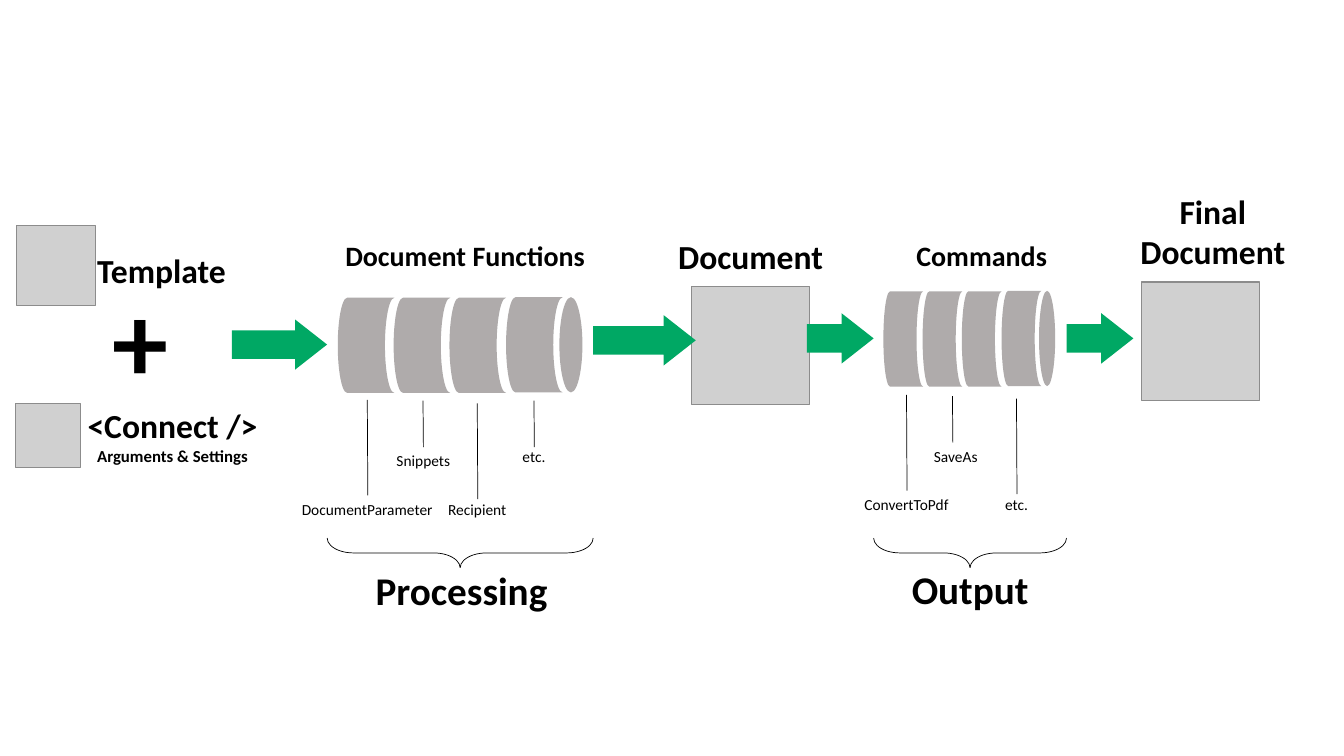
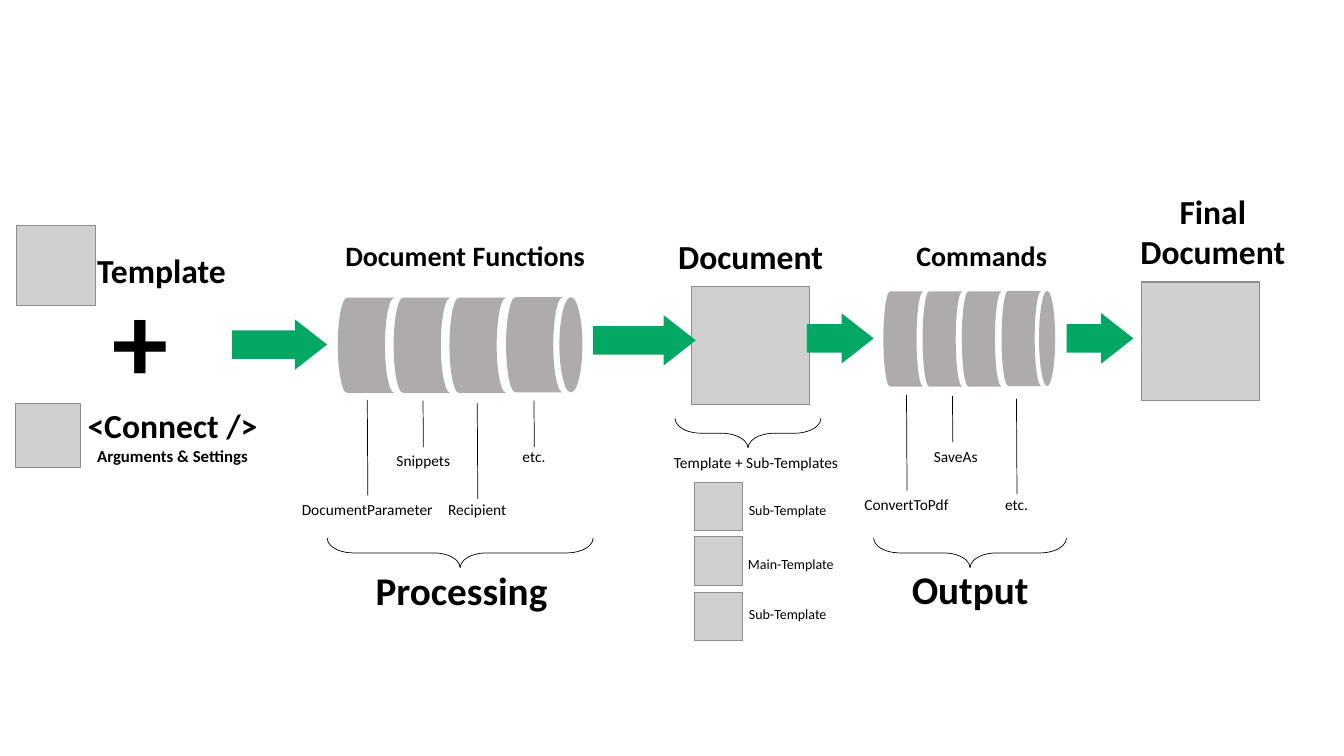
Before and after one commit to primesoft-group/oneoffixx-docs, a slide deck: slide 11 of assets/content-files/Schemas.pptx (slide 10 before the commit). Drawn at 1344x756 pixels with LibreOffice and Linux fonts; fonts in the diff are those of the drawing; grey boxes stand for pictures. Boxes give left, top, right and bottom in pixels: in the first picture for what was removed or moved away, otherwise in the second. Text is boxed around its words. In the diff, an @@ line names an element or a change of style, - is before the commit and + after.

```diff
--- a/assets/content-files/Schemas.pptx
+++ b/assets/content-files/Schemas.pptx
@@ left brace added at (x1=675, y1=418, x2=821, y2=448), outline #000000 0.5 pt @@
@@ text added at (x1=674, y1=457, x2=838, y2=471), 11 pt, text #000000 @@
+Template + Sub-Templates
@@ picture added at (x1=695, y1=483, x2=743, y2=531) @@
@@ text added at (x1=749, y1=505, x2=827, y2=518), 10 pt, text #000000 @@
+Sub-Template
@@ picture added at (x1=695, y1=537, x2=743, y2=586) @@
@@ text added at (x1=748, y1=559, x2=834, y2=572), 10 pt, text #000000 @@
+Main-Template
@@ picture added at (x1=695, y1=592, x2=743, y2=640) @@
@@ text added at (x1=749, y1=609, x2=827, y2=622), 10 pt, text #000000 @@
+Sub-Template
```
Also in this commit, not shown: 4 slides added, 47 other files.
